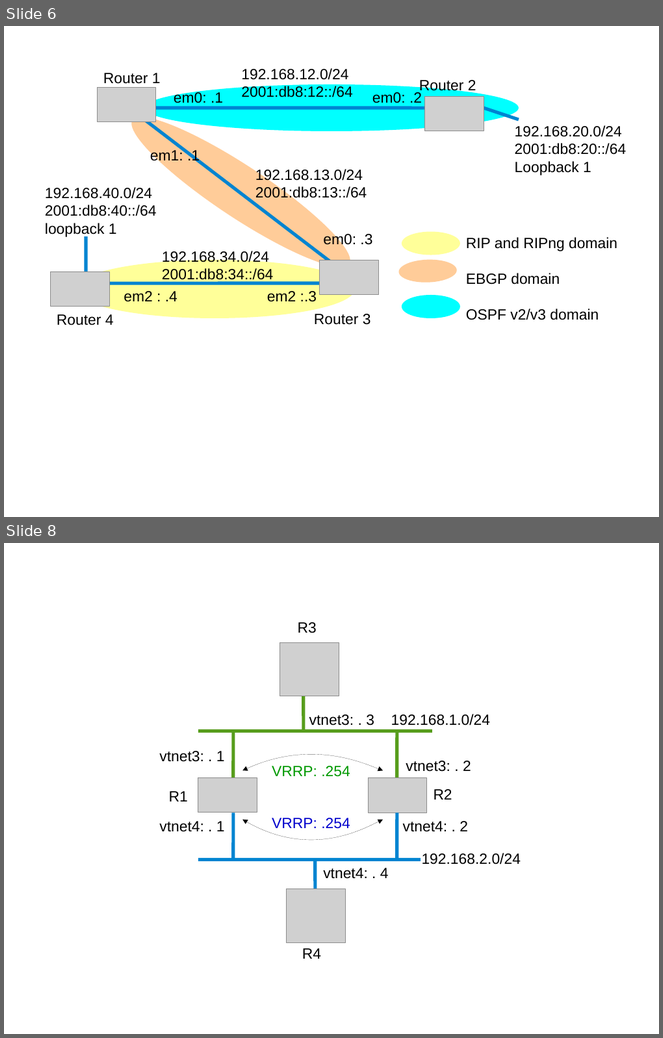
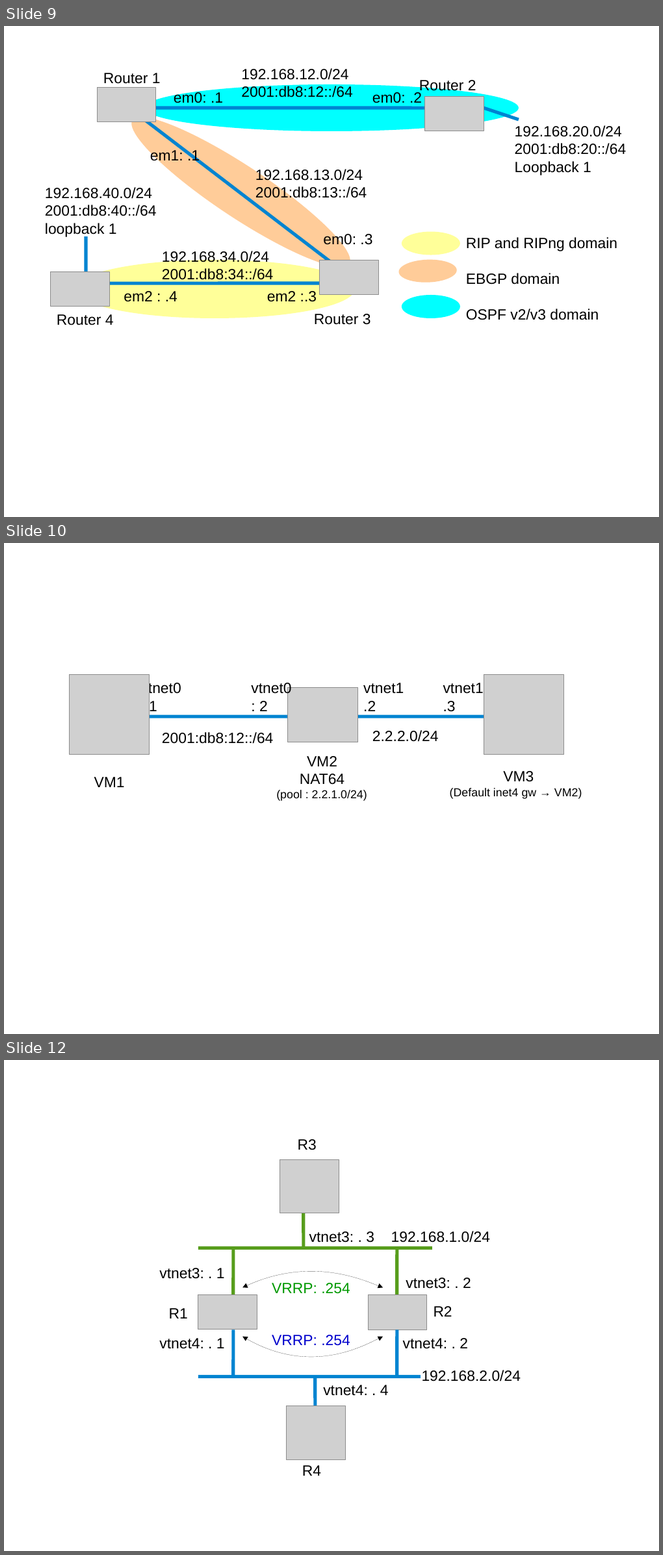
Before and after one commit to ocochard/BSDRP, a slide deck: docs/labs.examples.odp. Shown one above the other, each under a label of ours: slides 6 and 8 before the commit, slides 9, 10 and 12 after it; the slides between them are not shown. The pictures are 663x1038 and 663x1555 pixels, drawn with LibreOffice and Linux fonts; fonts in the diff are those of the drawing; grey boxes stand for pictures. Boxes give left, top, right and bottom in pixels: in the first picture for what was removed or moved away, otherwise in the second. Text is boxed around its words. In the diff, an @@ line names an element or a change of style, - is before the commit and + after.

```diff
--- a/docs/labs.examples.odp
+++ b/docs/labs.examples.odp
@@ slide 10 added at (4, 543, 659, 1034), background #FFFFFF @@
@@ picture added at (70, 675, 149, 755) @@
@@ picture added at (484, 675, 564, 755) @@
@@ text added at (141, 681, 181, 715), 18 pt, text #000000 @@
+vtnet0
+: 1
@@ text added at (251, 683, 291, 715), 18 pt, text #000000 @@
+vtnet0
+: 2
@@ picture added at (288, 687, 358, 742) @@
@@ text added at (363, 683, 404, 715), 18 pt, text #000000 @@
+vtnet1
+.2
@@ text added at (443, 683, 484, 715), 18 pt, text #000000 @@
+vtnet1
+.3
@@ line added from (514, 717) to (128, 717), #0084D1 4 pt @@
@@ text added at (162, 732, 274, 744), 18 pt, text #000000 @@
+2001:db8:12::/64
@@ text added at (373, 730, 439, 742), 18 pt, text #000000 @@
+2.2.2.0/24
@@ text added at (276, 756, 367, 801), 14 pt, text #000000 @@
+VM2
+NAT64
+(pool : 2.2.1.0/24)
@@ text added at (450, 771, 582, 799), 14 pt, text #000000 @@
+VM3
+(Default inet4 gw → VM2)
@@ text added at (94, 777, 125, 787), 18 pt, text #000000 @@
+VM1
@@ what was slide 6 is now slide 9 @@
@@ what was slide 8 is now slide 12 @@
```
Also in this commit, not shown: 8 slides changed, 6 other slides added, 1 slide removed, 11 other files.
